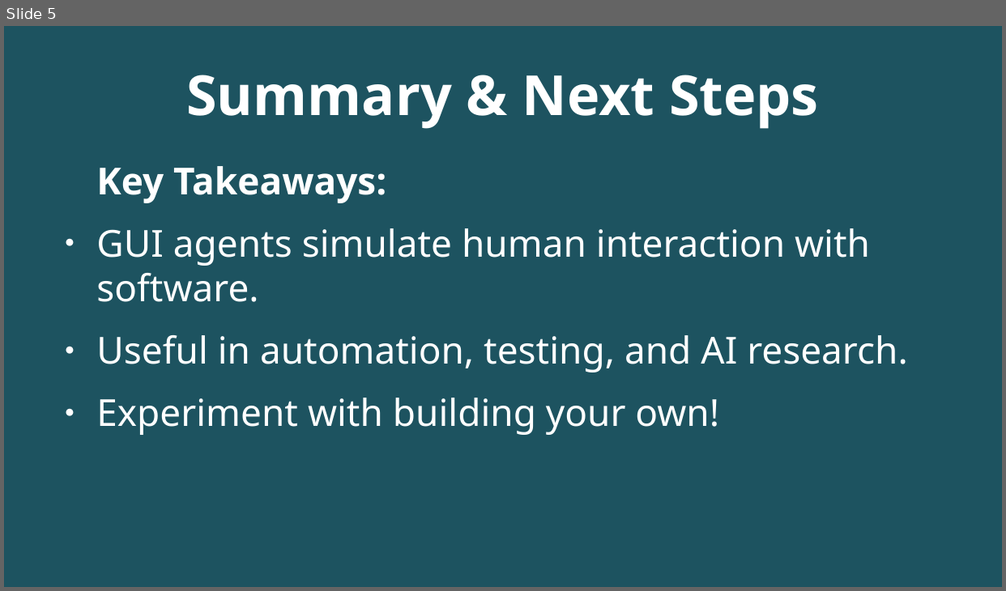
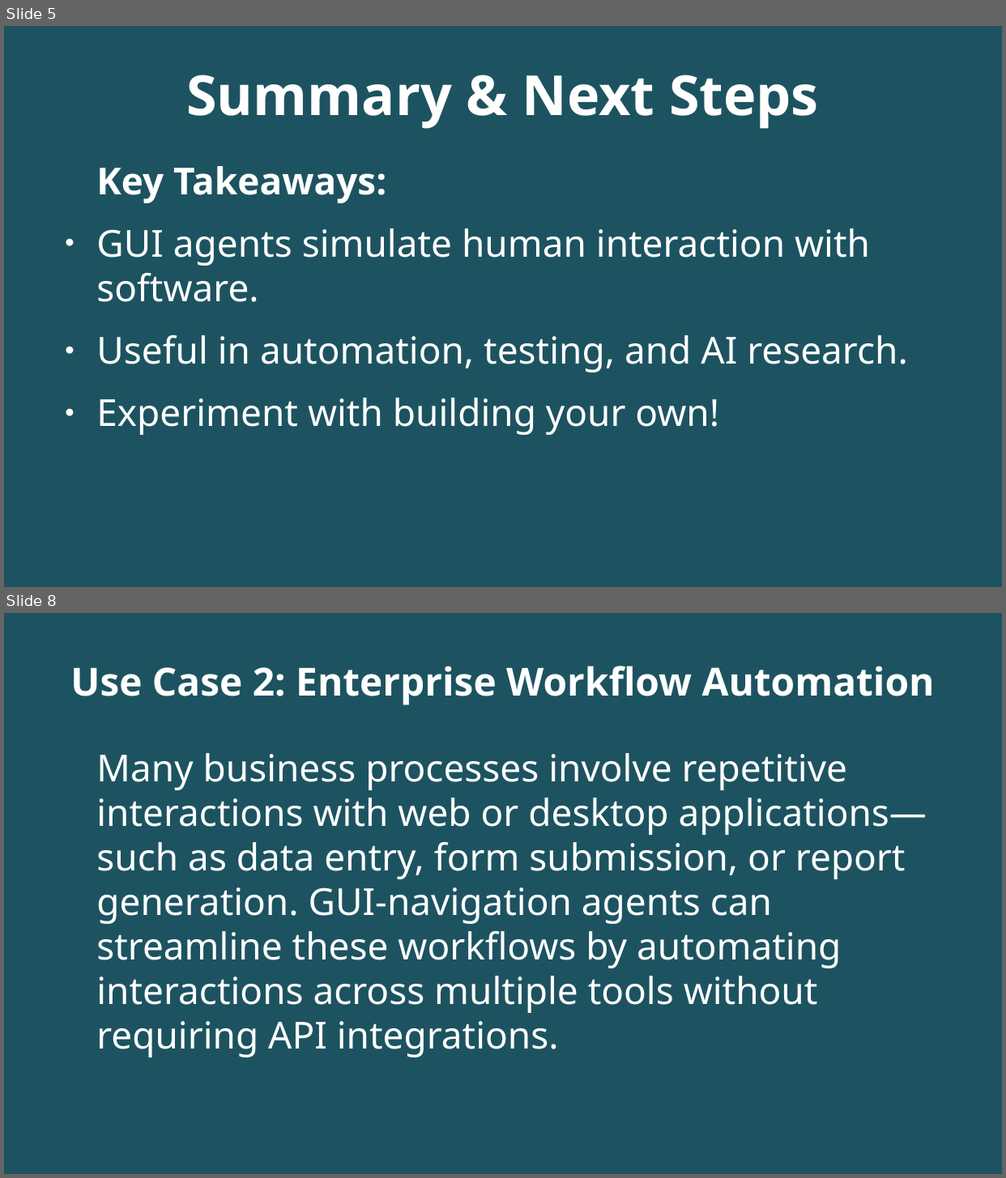
Before and after one commit to mariyadavydova/benchmark_data, a slide deck: demo_01.odp. Shown one above the other, each under a label of ours: slide 5 before the commit, slides 5 and 8 after it; the slides between them are not shown. The pictures are 1006x591 and 1006x1178 pixels, drawn with LibreOffice and Linux fonts; fonts in the diff are those of the drawing; background and template pictures are left out; a plain dark background stands for a picture behind light text. Boxes give left, top, right and bottom in pixels: in the first picture for what was removed or moved away, otherwise in the second. Text is boxed around its words. In the diff, an @@ line names an element or a change of style, - is before the commit and + after.

```diff
--- a/demo_01.odp
+++ b/demo_01.odp
@@ slide 8 added at bbox=[4, 613, 1002, 1174], background picture (left out); not listed: 1 template element that a slide beside it also shows @@
@@ title added at bbox=[70, 666, 935, 705], 30.8 pt, text #FFFFFF, bold @@
+Use Case 2: Enterprise Workflow Automation
@@ text added at bbox=[96, 753, 927, 1058], 29.6 pt, text #FFFFFF @@
+Many business processes involve repetitive interactions with web or desktop applications—such as data entry, form submission, or report generation. GUI-navigation agents can streamline these workflows by automating interactions across multiple tools without requiring API integrations.
```
Also in this commit, not shown: 5 other slides added.
